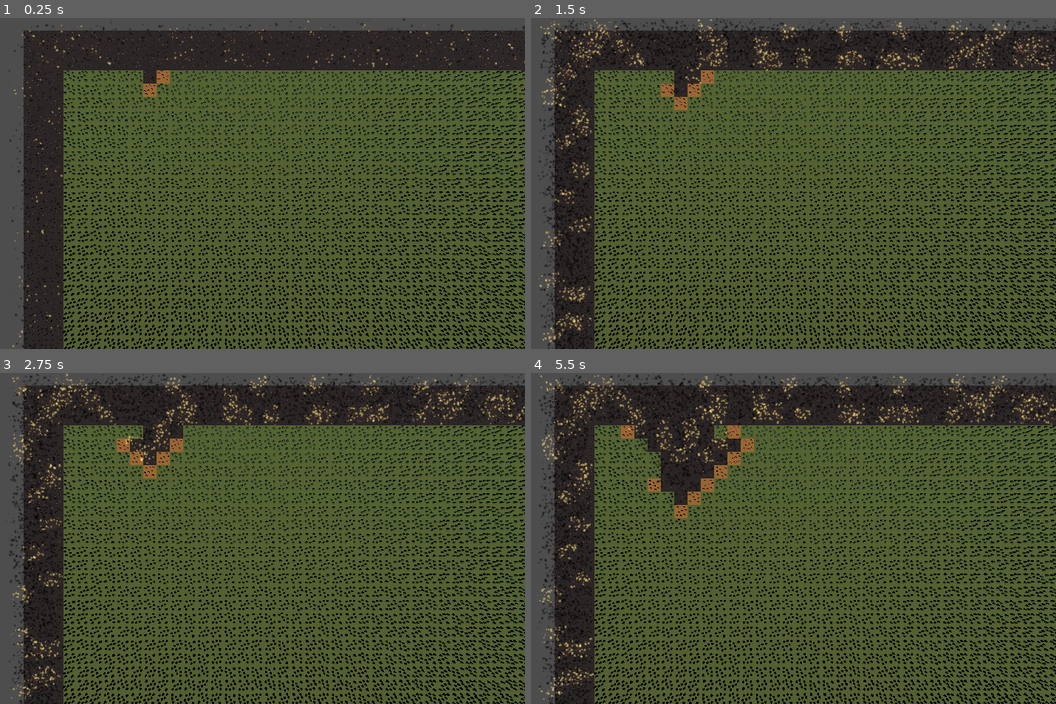
Above: before the commit, frames 1-4 (two rows, left to right).
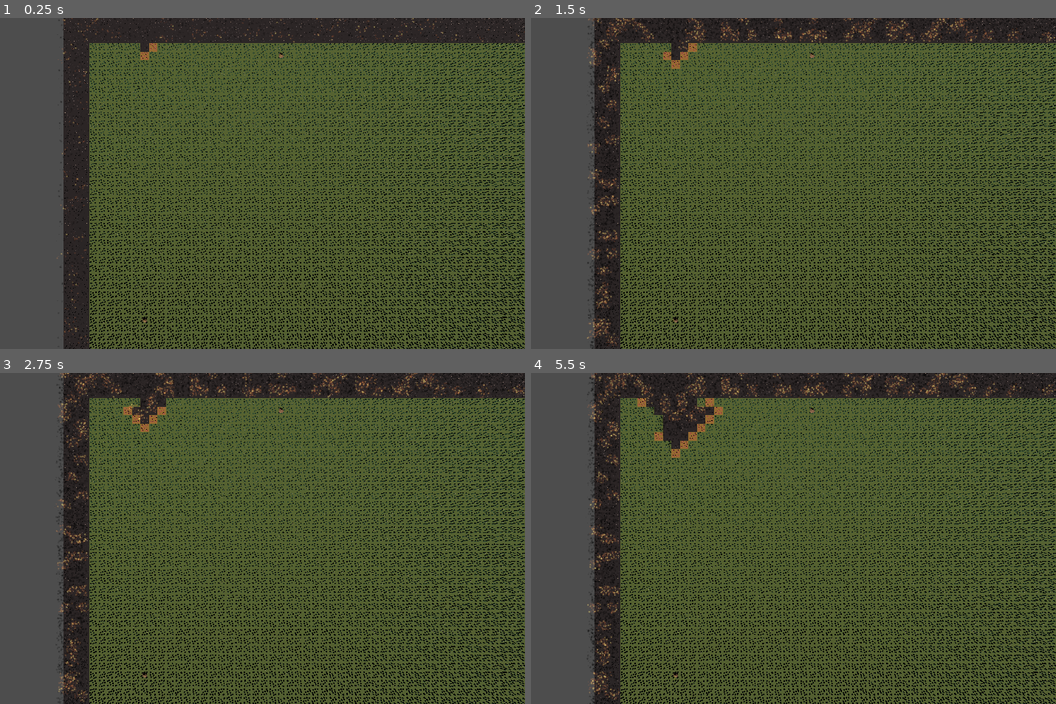
Above: after the commit, the same moments.

Repository: Piggward/JamesGlass
Game: Godot game, scene res://Scenes/game_manager.tscn
Same seed, same stepped clock (60 frames per second), same inputs: the game is played once before the commit and once after it.
Inputs:
- Up to frame 1 (0.25 s): no input
- Up to frame 2 (1.5 s): tap Enter (ui_accept) at 0.5, 0.77 s; hold Right (ui_right) 0.53-1.28 s; hold Shift (shift) 0.53-1.28 s; hold Left (ui_left) from 1.28 s (still down); tap Shift (shift) at 1.35 s
- Up to frame 3 (2.75 s): tap Enter (ui_accept) at 1.52 s; release Left (ui_left) at 2.03 s; hold Right (ui_right) from 2.03 s (still down); hold Shift (shift) from 2.03 s (still down)
- Up to frame 4 (5.5 s): release Right (ui_right) at 2.78 s; release Shift (shift) at 2.78 s; hold Up (ui_up) 2.78-3.53 s; tap Shift (shift) at 2.85, 4.35 s; tap Enter (ui_accept) at 3.02, 3.77, 4.52 s; hold Shift (shift) 3.53-4.28 s; hold Left (ui_left) from 3.53 s (still down); hold Shift (shift) from 5.03 s (still down)

The runs differ from the first frame. In frame 1, 49% of the frame differs, in the area x 1-100%, y 0-100%; in frame 2, 50%; in frame 3, 50%; in frame 4, 51%.

Commit message:
Auto stash before merge of "master" and "origin/master"

Diff:
--- a/Scenes/ekollon.tscn
+++ b/Scenes/ekollon.tscn
@@ -1,7 +1,34 @@
-[gd_scene load_steps=6 format=3 uid="uid://d3hbua1wrgh46"]
+[gd_scene load_steps=6 format=3 uid="uid://dtrhr23pnsafv"]
 
 [ext_resource type="Material" uid="uid://dvu4jwewntfvg" path="res://Materials/MainMaterial.tres" id="1_xdia8"]
 [ext_resource type="ArrayMesh" uid="uid://ca51mkx8fnp11" path="res://Models/Ekollon.obj" id="2_1kldv"]
+
+[sub_resource type="Animation" id="Animation_jta52"]
+length = 0.001
+tracks/0/type = "value"
+tracks/0/imported = false
+tracks/0/enabled = true
+tracks/0/path = NodePath("Ekollon:position")
+tracks/0/interp = 1
+tracks/0/loop_wrap = true
+tracks/0/keys = {
+"times": PackedFloat32Array(0),
+"transitions": PackedFloat32Array(1),
+"update": 0,
+"values": [Vector3(0.0272748, 0, 0.0637262)]
+}
+tracks/1/type = "value"
+tracks/1/imported = false
+tracks/1/enabled = true
+tracks/1/path = NodePath("Ekollon:rotation")
+tracks/1/interp = 1
+tracks/1/loop_wrap = true
+tracks/1/keys = {
+"times": PackedFloat32Array(0),
+"transitions": PackedFloat32Array(1),
+"update": 0,
+"values": [Vector3(0, 0, 0)]
+}
 
 [sub_resource type="Animation" id="Animation_04nja"]
 resource_name = "ekollon_hover"
@@ -30,33 +57,6 @@
 "values": [Vector3(0.0797266, 0, 0), Vector3(0.0797266, 0, 0), Vector3(0.0797266, 0, 0)]
 }
 
-[sub_resource type="Animation" id="Animation_jta52"]
-length = 0.001
-tracks/0/type = "value"
-tracks/0/imported = false
-tracks/0/enabled = true
-tracks/0/path = NodePath("Ekollon:position")
-tracks/0/interp = 1
-tracks/0/loop_wrap = true
-tracks/0/keys = {
-"times": PackedFloat32Array(0),
-"transitions": PackedFloat32Array(1),
-"update": 0,
-"values": [Vector3(0.0272748, 0, 0.0637262)]
-}
-tracks/1/type = "value"
-tracks/1/imported = false
-tracks/1/enabled = true
-tracks/1/path = NodePath("Ekollon:rotation")
-tracks/1/interp = 1
-tracks/1/loop_wrap = true
-tracks/1/keys = {
-"times": PackedFloat32Array(0),
-"transitions": PackedFloat32Array(1),
-"update": 0,
-"values": [Vector3(0, 0, 0)]
-}
-
 [sub_resource type="AnimationLibrary" id="AnimationLibrary_i5gn4"]
 _data = {
 "RESET": SubResource("Animation_jta52"),
--- a/Scenes/game_manager.tscn
+++ b/Scenes/game_manager.tscn
@@ -9,7 +9,7 @@
 wait_time = 5.0
 
 [node name="Camera3D" type="Camera3D" parent="."]
-transform = Transform3D(1, 0, 0, 0, -4.37114e-08, 1, 0, -1, -4.37114e-08, 48, 64, 32)
+transform = Transform3D(1, 0, 0, 0, -4.37114e-08, 1, 0, -1, -4.37114e-08, 64, 100, 64)
 fov = 75.9
 
 [node name="DirectionalLight3D" type="DirectionalLight3D" parent="."]
--- a/Scenes/tile.tscn
+++ b/Scenes/tile.tscn
@@ -1,10 +1,46 @@
-[gd_scene load_steps=5 format=3 uid="uid://dlxghgbfj6s8k"]
+[gd_scene load_steps=12 format=3 uid="uid://dlxghgbfj6s8k"]
 
 [ext_resource type="Script" path="res://Scripts/tile.gd" id="1_5bfce"]
 [ext_resource type="ArrayMesh" uid="uid://xcuk7hlq7wtj" path="res://Models/1_2.obj" id="2_mat8x"]
 [ext_resource type="PackedScene" uid="uid://cdayc45oewf0u" path="res://Scenes/fire_effect.tscn" id="2_xg2fg"]
+[ext_resource type="PackedScene" uid="uid://dtrhr23pnsafv" path="res://Scenes/ekollon.tscn" id="4_355ev"]
+[ext_resource type="Shader" path="res://Shaders/tile.gdshader" id="5_1s2v2"]
 
 [sub_resource type="BoxShape3D" id="BoxShape3D_r8gbq"]
+
+[sub_resource type="ShaderMaterial" id="ShaderMaterial_1vy4u"]
+render_priority = 0
+shader = ExtResource("5_1s2v2")
+shader_parameter/line_color = Color(1, 0, 1, 0)
+shader_parameter/glowSize = 5.0
+shader_parameter/glowDensity = 1
+shader_parameter/glowRadialCoverage = 4
+shader_parameter/glowAngle = 1.57
+shader_parameter/glowSharpness = 5.0
+shader_parameter/alphaThreshold = 0.2
+
+[sub_resource type="Curve" id="Curve_ls0n1"]
+_data = [Vector2(0, 0), 0.0, 0.0, 0, 0, Vector2(0.205811, 1), 0.0, 0.0, 0, 0, Vector2(1, 0), 0.0, 0.0, 0, 0]
+point_count = 3
+
+[sub_resource type="CurveTexture" id="CurveTexture_32atm"]
+curve = SubResource("Curve_ls0n1")
+
+[sub_resource type="ParticleProcessMaterial" id="ParticleProcessMaterial_hfn5j"]
+emission_shape_scale = Vector3(2, 2, 2)
+emission_shape = 3
+emission_box_extents = Vector3(1, 1, 1)
+angle_min = -360.0
+angle_max = 360.0
+gravity = Vector3(0, 2.285, 0)
+damping_min = 0.5
+damping_max = 1.0
+scale_min = 0.0
+scale_curve = SubResource("CurveTexture_32atm")
+color = Color(0.764706, 0.309804, 0.360784, 1)
+
+[sub_resource type="QuadMesh" id="QuadMesh_wi2hv"]
+uv2_padding = 3.84
 
 [node name="Tile" type="Node3D"]
 script = ExtResource("1_5bfce")
@@ -22,3 +58,17 @@
 [node name="FireEffect" parent="." instance=ExtResource("2_xg2fg")]
 transform = Transform3D(2.26365, 0, 0, 0, 1, 0, 0, 0, 2.2255, 0, 1.51683, 0)
 visible = false
+
+[node name="Ekollon" parent="." instance=ExtResource("4_355ev")]
+transform = Transform3D(1, 0, 0, 0, 0.955665, 0.294457, 0, -0.294457, 0.955665, 0, 0.260236, 0)
+visible = false
+
+[node name="GPUParticles3D2" type="GPUParticles3D" parent="Ekollon"]
+transform = Transform3D(0.245, 0, 0, 0, 0.151059, 3.72529e-09, 0, -1.11759e-08, 0.139806, 0, 0.704349, 0.32246)
+material_override = SubResource("ShaderMaterial_1vy4u")
+amount = 5
+lifetime = 1.12
+randomness = 0.22
+fixed_fps = 20
+process_material = SubResource("ParticleProcessMaterial_hfn5j")
+draw_pass_1 = SubResource("QuadMesh_wi2hv")
--- a/Scripts/game_manager.gd
+++ b/Scripts/game_manager.gd
@@ -8,9 +8,13 @@
 const MAP_SIZE = 64
 const RIM_SIZE = 3
 const NUM_START_FIRES = 5
+const MAX_OLLON = 3
+
 var tiles_map = []
 var fire_tile_list = []
 var dry_tile_list = []
+var ollon_tiles = []
+
 var tile_scene = preload("res://Scenes/tile.tscn")
 
 @onready var TIMER = $Timer
@@ -20,6 +24,7 @@
 	create_map()
 	create_rim()
 	light_initial_fires()
+	spawn_ollon()
 	TIMER.wait_time = TICK_IN_SECONDS
 	TIMER.start()
 
@@ -88,6 +93,8 @@
 func light_shit_on_fire():
 	var new_dry_tile_list = []
 	for dry_tile in dry_tile_list:
+		if dry_tile.has_ollon:
+			ollon_tiles.pop_at(ollon_tiles.find(dry_tile))
 		new_dry_tile_list.append_array(dry_tile.light_fire())
 		fire_tile_list.append(dry_tile)
 	dry_tile_list = new_dry_tile_list
@@ -106,8 +113,22 @@
 				fire_tile_list.append(tile)
 
 
+
+func spawn_ollon():
+	if len(ollon_tiles) == MAX_OLLON:
+		return
+
+	while len(ollon_tiles) != MAX_OLLON:
+		var z = randi_range(0, MAP_SIZE-1)
+		var x = randi_range(0, MAP_SIZE-1)
+		var candidate_ollon_tile = tiles_map[z][x]
+		if candidate_ollon_tile not in fire_tile_list:
+			candidate_ollon_tile.spawn_ollon()
+			ollon_tiles.append(candidate_ollon_tile)
+
 func _on_timer_timeout():
 	tick_counter += 1
 	light_shit_on_fire()
 	if tick_counter % 5 == 0:
 		set_fire_to_trapped_grass()
+	spawn_ollon()
--- a/Scripts/tile.gd
+++ b/Scripts/tile.gd
@@ -14,6 +14,7 @@
 
 var mesh: MeshInstance3D
 @onready var fire_effect: Node3D = $FireEffect
+@onready var ekollon: Node3D = $Ekollon
 
 var tile_set_number = 1
 var has_ollon = false
@@ -47,6 +48,7 @@
 func light_fire():
 	state = TileState.FIRE
 	fire_effect.visible = true
+	ekollon.visible = false
 	render()
 
 	var dried_out_tiles = []
@@ -69,3 +71,7 @@
 	state = TileState.DRYWOOD
 	render()
 	# TODO: rosta dina ollon
+
+func spawn_ollon():
+	has_ollon = true
+	ekollon.visible = true
--- /dev/null
+++ b/Shaders/tile.gdshader
@@ -0,0 +1,52 @@
+shader_type spatial;
+render_mode unshaded,blend_mix,depth_prepass_alpha,cull_disabled,specular_disabled;
+uniform sampler2D sprite_texture : source_color, filter_linear;
+
+uniform vec4 line_color : source_color = vec4(0.0,0.0,0.0,0.0); // Glow or outline color
+uniform float glowSize: hint_range(0.0, 300) = 200.0; // Size of glow
+uniform int glowDensity: hint_range(0, 30) = 1; // How many stamps to repeat in one direction
+uniform int glowRadialCoverage: hint_range(0, 32) = 16; // How many directions to spread out
+uniform float glowAngle: hint_range(0.0, 6.28) = 1.57; // The starting angle. More important if you want to use this as a trail.
+uniform float glowSharpness: hint_range(0.0, 5.0) = 5.0; // Effect how quickly stamps become transparent as they move out
+uniform float alphaThreshold: hint_range(0.0, 1.0) =  0.1; // Alpha level a pixel should be considered a glow
+
+//Goes through every single pixle and does thing
+void fragment() {
+	vec4 col = texture(sprite_texture, UV); // Gets color at uv position of pixel
+
+	// Sets source image as default pixel
+	ALBEDO = vec3(1.0, 1.0, 0.0);
+	ALPHA = 0.2;
+
+	vec2 pixel_size = 1.0 / vec2(textureSize(sprite_texture, 0)); // Set pixel size
+	float alph = 0.0; // Start with a 0 alpha to add to with each check
+	for (int i = 0; i < glowRadialCoverage; i++) { // Goes around in a circle
+		for (int j = 0; j < glowDensity; j++) { // Extends out
+			float radians360 = 6.28;
+			// The angle from which to grab pixel information
+			float angle = (radians360 / float(glowRadialCoverage))*float(i+1) + glowAngle;
+			// The distance to reach to grab pixel information
+			float dist = glowSize * float(j + 1) / float(glowDensity);
+			// Pixel coordinate to grab
+			vec2 pixel_coor = vec2( sin(angle) , cos(angle) );
+			// Gets the pixel based on the previous information
+    		vec4 tex = texture(sprite_texture, UV + pixel_coor * pixel_size * dist);
+
+			// Sharpness. If you don't care about this, enable the next line and delete the next 3
+			//alph += tex.a * line_color.a;
+			float distFrom = float(glowDensity-j) / float(glowDensity); // Distance iteration number (how far out)
+			float sharpness = mix(0.0, 1.0, pow(distFrom, glowSharpness) ); // Figure out sharpness level, interplote with distance and Glow Sharpness modifier
+			alph += (tex.a * line_color.a) * sharpness; // Apply sharpness
+		}
+	}
+
+	// Adds outline if this part of the image is transparent
+	if (ALPHA < alphaThreshold){
+		ALBEDO = line_color.rgb;
+		ALPHA = alph;
+	}
+
+	// Enabling this line will cut out the image and leave the outline
+	//ALPHA -= col.a * 10.0;
+	// if you set blend to add, and set this as a second pass, you'll get a better glow effect
+}
Not shown: 2 places in Scenes/fire_effect.tscn that only renumber resources
Binary file added: Shaders/ZSpot_Icon.png
Not shown, added: Shaders/ZSpot_Icon.png.import
